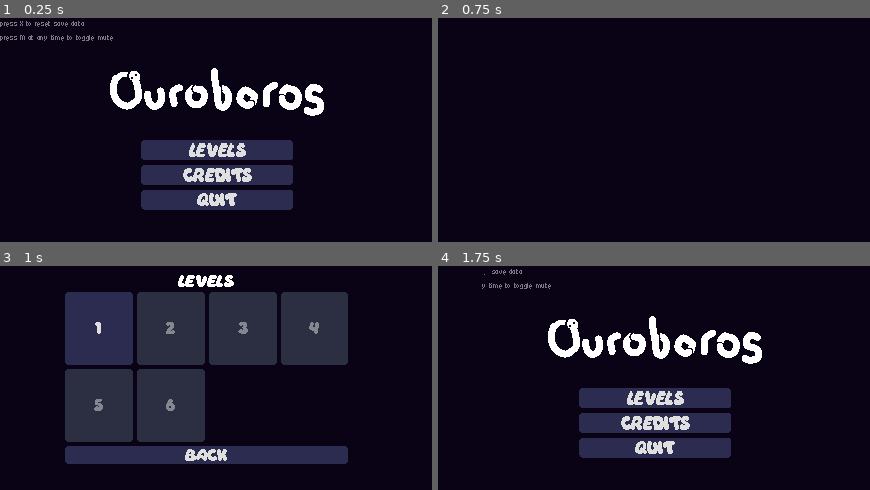
Above: before the commit, frames 1-4 (two rows, left to right).
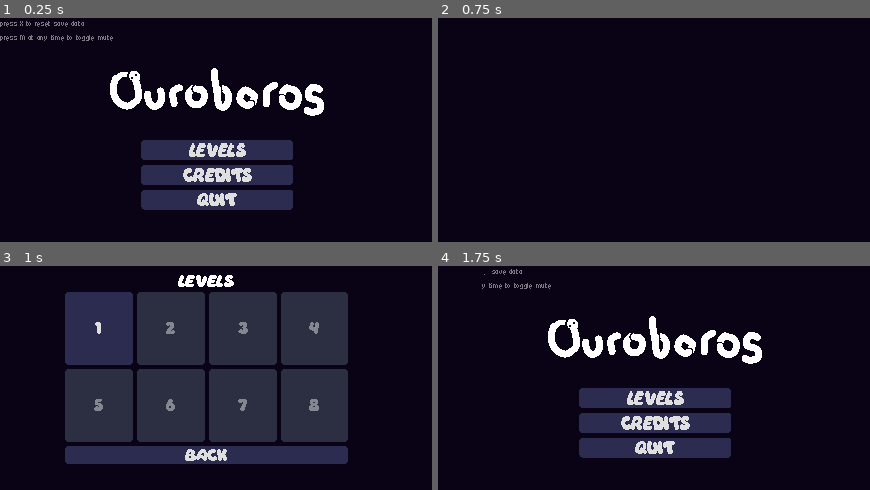
Above: after the commit, the same moments.

Repository: Evelyn-is-eepy/12dt-1---ouroborus
Game: Godot game, scene res://Scenes/main_menu.tscn
Two runs of this game, one before a commit and one after it. Both use one fixed random seed, a clock stepped at 60 frames per second and the inputs below.
Inputs:
- Up to frame 1 (0.25 s): no input
- Up to frame 2 (0.75 s): click "LEVELS" at 0.5 s
- Up to frame 3 (1 s): no input
- Up to frame 4 (1.75 s): click "Back" at 1.25 s

Frames 1-2 are identical in both runs. In frame 3, 10% of the frame differs, in the area x 48-81%, y 45-79%; in frame 4, nothing differs.

Commit message:
added bases for levels 7 and 8

Diff:
--- /dev/null
+++ b/Scenes/Levels/level_7.tscn
@@ -0,0 +1,61 @@
+[gd_scene format=3 uid="uid://51o8ivjxqdsi"]
+
+[ext_resource type="Script" uid="uid://djeepxxym5ucw" path="res://Scripts/level.gd" id="1_nlhb4"]
+[ext_resource type="PackedScene" uid="uid://l8gufufpge0c" path="res://Scenes/box.tscn" id="2_sydce"]
+[ext_resource type="PackedScene" uid="uid://d2obc0bysr4q" path="res://Scenes/snake.tscn" id="3_uhw5r"]
+[ext_resource type="PackedScene" uid="uid://c3w4fu5i7k3cj" path="res://Scenes/apple.tscn" id="4_aisj1"]
+[ext_resource type="PackedScene" uid="uid://dl3kyh6bihalf" path="res://Scenes/crystal.tscn" id="5_vvdlf"]
+[ext_resource type="PackedScene" uid="uid://dk1w3wbol1pyi" path="res://Scenes/button_wall.tscn" id="6_6baog"]
+[ext_resource type="PackedScene" uid="uid://mgmaiqnx8fky" path="res://Scenes/switch.tscn" id="7_gbrwo"]
+[ext_resource type="Environment" uid="uid://c8qpv2wh6f7ts" path="res://Assets/world_environment.tres" id="8_tx5ki"]
+[ext_resource type="PackedScene" uid="uid://btnrclj6kx4kb" path="res://Scenes/length_counter.tscn" id="9_sdqqv"]
+[ext_resource type="TileSet" uid="uid://h8v5owr3q6dx" path="res://Assets/Tilesets/object_spawns.tres" id="10_yv3iv"]
+[ext_resource type="TileSet" uid="uid://dnwgj036125ch" path="res://Assets/terrain_tileset.tres" id="11_lfmhf"]
+[ext_resource type="TileSet" uid="uid://is3fwxmuxevs" path="res://Assets/Tilesets/background.tres" id="12_notfw"]
+
+[node name="level_7" type="Node2D" unique_id=743200906 node_paths=PackedStringArray("spawn_layer", "background_layer", "camera", "length_ui")]
+script = ExtResource("1_nlhb4")
+spawn_max_length = 30
+spawn_layer = NodePath("ObjectSpawnsLayer")
+background_layer = NodePath("BackgroundLayer")
+box_scene = ExtResource("2_sydce")
+player_scene = ExtResource("3_uhw5r")
+apple_scene = ExtResource("4_aisj1")
+crystal_scene = ExtResource("5_vvdlf")
+button_wall_scene = ExtResource("6_6baog")
+switch_scene = ExtResource("7_gbrwo")
+camera = NodePath("WorldEnvironment/Camera2D")
+length_ui = NodePath("WorldEnvironment/Camera2D/Control")
+scene_path = "res://Scenes/Levels/level_7.tscn"
+level_music = "test_theme01"
+
+[node name="WorldEnvironment" type="WorldEnvironment" parent="." unique_id=937800498]
+environment = ExtResource("8_tx5ki")
+
+[node name="Camera2D" type="Camera2D" parent="WorldEnvironment" unique_id=1361182029]
+position = Vector2(8, 8)
+
+[node name="Control" parent="WorldEnvironment/Camera2D" unique_id=1710928417 instance=ExtResource("9_sdqqv")]
+offset_left = -8.0
+offset_top = -98.0
+offset_right = -8.0
+offset_bottom = -98.0
+metadata/_edit_use_anchors_ = true
+
+[node name="ObjectSpawnsLayer" type="TileMapLayer" parent="." unique_id=1626282959]
+tile_set = ExtResource("10_yv3iv")
+
+[node name="TerrainLayer" type="TileMapLayer" parent="." unique_id=887265732 groups=["terrain_and_hazards", "terrain_plus_hazards"]]
+tile_set = ExtResource("11_lfmhf")
+
+[node name="BackgroundLayer" type="TileMapLayer" parent="." unique_id=1825455332]
+z_index = -1
+tile_set = ExtResource("12_notfw")
+
+[node name="ColorRect" type="ColorRect" parent="." unique_id=913962571]
+z_index = -3
+offset_left = -1466.0
+offset_top = -1466.0
+offset_right = 1267.0
+offset_bottom = 1267.0
+color = Color(0.037730496, 0.0074130455, 0.081240915, 1)
--- /dev/null
+++ b/Scenes/Levels/level_8.tscn
@@ -0,0 +1,61 @@
+[gd_scene format=3 uid="uid://me3wqlsxu5xy"]
+
+[ext_resource type="Script" uid="uid://djeepxxym5ucw" path="res://Scripts/level.gd" id="1_6qxou"]
+[ext_resource type="PackedScene" uid="uid://l8gufufpge0c" path="res://Scenes/box.tscn" id="2_kuytm"]
+[ext_resource type="PackedScene" uid="uid://d2obc0bysr4q" path="res://Scenes/snake.tscn" id="3_u4lgf"]
+[ext_resource type="PackedScene" uid="uid://c3w4fu5i7k3cj" path="res://Scenes/apple.tscn" id="4_wr3ve"]
+[ext_resource type="PackedScene" uid="uid://dl3kyh6bihalf" path="res://Scenes/crystal.tscn" id="5_3cj6i"]
+[ext_resource type="PackedScene" uid="uid://dk1w3wbol1pyi" path="res://Scenes/button_wall.tscn" id="6_4a00t"]
+[ext_resource type="PackedScene" uid="uid://mgmaiqnx8fky" path="res://Scenes/switch.tscn" id="7_63fij"]
+[ext_resource type="Environment" uid="uid://c8qpv2wh6f7ts" path="res://Assets/world_environment.tres" id="8_6a1eu"]
+[ext_resource type="PackedScene" uid="uid://btnrclj6kx4kb" path="res://Scenes/length_counter.tscn" id="9_y6qft"]
+[ext_resource type="TileSet" uid="uid://h8v5owr3q6dx" path="res://Assets/Tilesets/object_spawns.tres" id="10_wxeqx"]
+[ext_resource type="TileSet" uid="uid://dnwgj036125ch" path="res://Assets/terrain_tileset.tres" id="11_51riq"]
+[ext_resource type="TileSet" uid="uid://is3fwxmuxevs" path="res://Assets/Tilesets/background.tres" id="12_bjxx6"]
+
+[node name="level_8" type="Node2D" unique_id=743200906 node_paths=PackedStringArray("spawn_layer", "background_layer", "camera", "length_ui")]
+script = ExtResource("1_6qxou")
+spawn_max_length = 30
+spawn_layer = NodePath("ObjectSpawnsLayer")
+background_layer = NodePath("BackgroundLayer")
+box_scene = ExtResource("2_kuytm")
+player_scene = ExtResource("3_u4lgf")
+apple_scene = ExtResource("4_wr3ve")
+crystal_scene = ExtResource("5_3cj6i")
+button_wall_scene = ExtResource("6_4a00t")
+switch_scene = ExtResource("7_63fij")
+camera = NodePath("WorldEnvironment/Camera2D")
+length_ui = NodePath("WorldEnvironment/Camera2D/Control")
+scene_path = "res://Scenes/Levels/level_8.tscn"
+level_music = "test_theme01"
+
+[node name="WorldEnvironment" type="WorldEnvironment" parent="." unique_id=937800498]
+environment = ExtResource("8_6a1eu")
+
+[node name="Camera2D" type="Camera2D" parent="WorldEnvironment" unique_id=1361182029]
+position = Vector2(8, 8)
+
+[node name="Control" parent="WorldEnvironment/Camera2D" unique_id=1710928417 instance=ExtResource("9_y6qft")]
+offset_left = -8.0
+offset_top = -98.0
+offset_right = -8.0
+offset_bottom = -98.0
+metadata/_edit_use_anchors_ = true
+
+[node name="ObjectSpawnsLayer" type="TileMapLayer" parent="." unique_id=1626282959]
+tile_set = ExtResource("10_wxeqx")
+
+[node name="TerrainLayer" type="TileMapLayer" parent="." unique_id=887265732 groups=["terrain_and_hazards", "terrain_plus_hazards"]]
+tile_set = ExtResource("11_51riq")
+
+[node name="BackgroundLayer" type="TileMapLayer" parent="." unique_id=1825455332]
+z_index = -1
+tile_set = ExtResource("12_bjxx6")
+
+[node name="ColorRect" type="ColorRect" parent="." unique_id=913962571]
+z_index = -3
+offset_left = -1466.0
+offset_top = -1466.0
+offset_right = 1267.0
+offset_bottom = 1267.0
+color = Color(0.037730496, 0.0074130455, 0.081240915, 1)
--- a/Scripts/global.gd
+++ b/Scripts/global.gd
@@ -10,6 +10,8 @@
 	"level_4": false,
 	"level_5": false,
 	"level_6": false,
+	"level_7": false,
+	"level_8": false
 }
 var transition_layer: CanvasLayer
 var transition_material: Material
--- a/Scripts/level_select.gd
+++ b/Scripts/level_select.gd
@@ -4,7 +4,7 @@
 @export var button_scene: PackedScene
 
 var level_scene_path: String ="res://Scenes/Levels/"
-var level_references: Array = ["level_1", "level_2", "level_3", "level_4", "level_5", "level_6"]
+var level_references: Array = ["level_1", "level_2", "level_3", "level_4", "level_5", "level_6", "level_7", "level_8"]
 var button_style: StyleBox = load("res://Assets/menu_button_style.tres")
 # File path of the main menu scene
 @export var exit_scene: String = "res://Scenes/main_menu.tscn"
